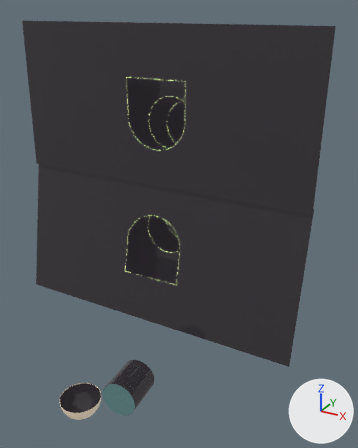
What one commit did to the glTF model scroll2/models/P/Tube4.glb.
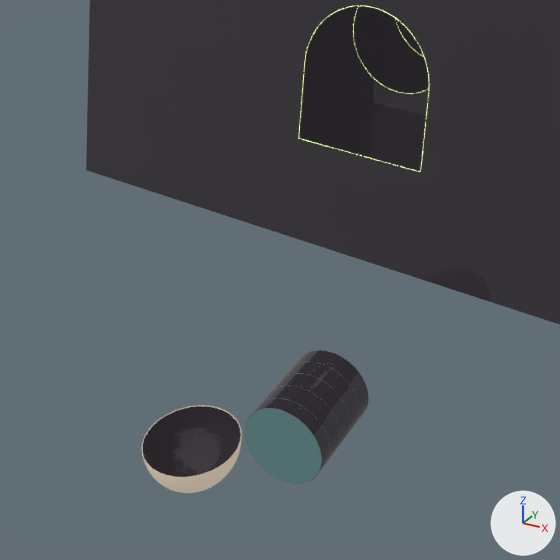
Each version is shown whole from a 50 mm lens placed at (7.83, -13.29, 5.71), pointed at (0.57, -0.1, -0.89), then close up on the part from 0% to 66% of the width and 48% to 100% of the height. Arrows for +X, +Y and +Z are at lower right; the lights stay in place.
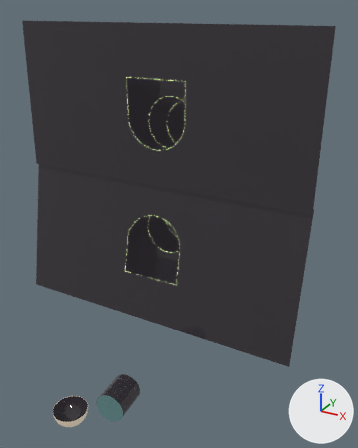
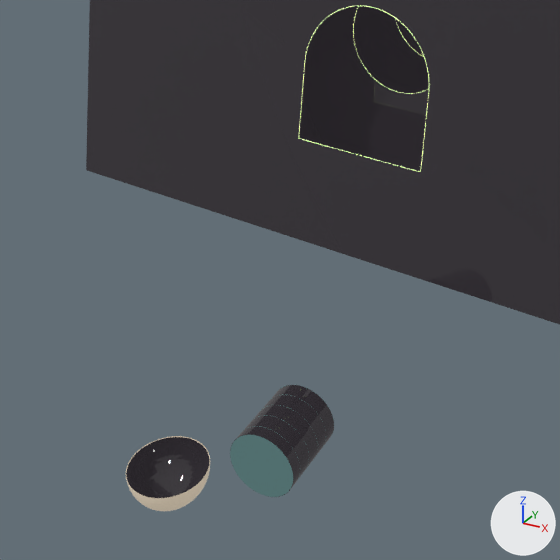
Pixel boxes [x1, y1, x2, y2] of what changed, in the close-ups (560 x 560 px):
'Cylinder', moved, rescaled (15% narrower, 16% shorter): before [245, 350, 368, 483]; after [230, 385, 334, 497]
'Sphere', moved, rescaled (14% narrower, 14% shorter): before [143, 406, 241, 477]; after [126, 437, 210, 498]
'Cylinder.001', moved, rescaled (18% narrower, 17% shorter): before [245, 408, 322, 483]; after [230, 435, 293, 497]
'Sphere.001', moved, rescaled (16% narrower, 15% shorter): before [142, 405, 242, 493]; after [126, 436, 210, 511]
'Circle.016', moved, rescaled (15% narrower, 12% shorter): before [142, 406, 241, 477]; after [126, 437, 210, 499]

The change, as a list of edits to the scene's bpy script:
```text
Change ob_cylinder:
    ob_cylinder.location: (0.7, -3.49, -5.02) -> (0.67, -4.0, -5.03)
    ob_cylinder.scale: (0.553, 0.553, 0.665) -> (0.45, 0.45, 0.542)
Change ob_cylinder_001:
    ob_cylinder_001.location: (0.76, -4.15, -5.0) -> (0.71, -4.54, -5.01)
    ob_cylinder_001.scale: (0.548, 0.548, -0.00139) -> (0.446, 0.446, -0.00113)
Change ob_sphere:
    ob_sphere.location: (-0.67, -4.22, -5.49) -> (-0.71, -4.66, -5.58)
    ob_sphere.scale: (0.637, 0.626, 0.644) -> (0.527, 0.517, 0.532)
Change ob_sphere_001:
    ob_sphere_001.location: (-0.67, -4.22, -5.48) -> (-0.71, -4.66, -5.57)
    ob_sphere_001.scale: (0.648, 0.636, 0.654) -> (0.536, 0.526, 0.541)
Change ob_circle_016:
    ob_circle_016.location: (-0.67, -4.22, -5.49) -> (-0.71, -4.66, -5.58)
    ob_circle_016.scale: (0.633, 0.641, 0.883) -> (0.523, 0.53, 0.73)
```
